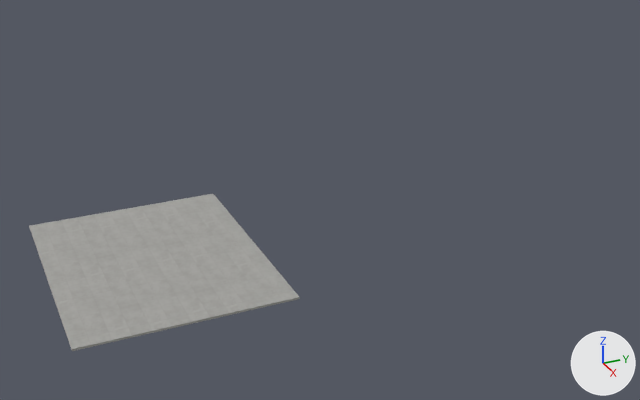
A saved change to the FBX model Assets/Models/Exported Pack/Assets/Level 2 Chunk 4 V2.fbx.
Camera for both pictures: a 50 mm lens placed at (0.138, 0.093, 0.209), pointed at (-0.23, 0.258, 0.025). Lighting does not change. The marker at lower right points along +X, +Y and +Z. Where no turn or scale is listed for an object, it has been applied to the vertices.
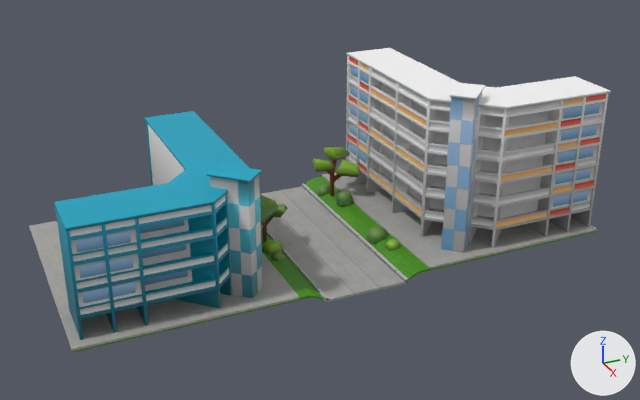
Diff of the bpy script that builds the scene:
```diff
--- a/Assets/Models/Exported Pack/Assets/Level 2 Chunk 4 V2.fbx.py
+++ b/Assets/Models/Exported Pack/Assets/Level 2 Chunk 4 V2.fbx.py
@@ ob_psphere406 @@
+ob_psphere406 = bpy.data.objects.new('pSphere406', me_mesh_009)  # 32 vertices, 16 faces; spans x -0.00506..0.00505, y -0.0049..0.00485, z -0.00125..0.00351; in mat_rough_colour_scheme (picture img_colour_scheme_v4_jpeg)
+ob_psphere406.location = (-0.2612, 0.2873, 0.0062)
@@ ob_polysurface913 @@
+ob_polysurface913 = bpy.data.objects.new('polySurface913', me_mesh_018)  # 464 vertices, 202 faces; spans x -0.0572..0.0572, y -0.043..0.043, z -0.029..0.029; in mat_rough_colour_scheme (picture img_colour_scheme_v4_jpeg)
+ob_polysurface913.location = (-0.2396, 0.1725, 0.0344)
@@ ob_pcube15185 @@
+ob_pcube15185 = bpy.data.objects.new('pCube15185', me_mesh_001)  # 64 vertices, 46 faces; spans x -0.0112..0.0139, y -0.0143..0.012, z -0.0145..0.0133; in mat_rough_colour_scheme (picture img_colour_scheme_v4_jpeg)
+ob_pcube15185.location = (-0.2739, 0.2874, 0.0188)
@@ ob_pcube15180 @@
+ob_pcube15180 = bpy.data.objects.new('pCube15180', me_mesh.copy())  # the mesh of ob_pcube15194
+ob_pcube15180.location = (-0.2391, 0.3415, 0.0056)
@@ ob_psphere398 @@
+ob_psphere398 = bpy.data.objects.new('pSphere398', me_mesh_016)  # 41 vertices, 32 faces; spans x -0.0048..0.0047, y -0.00492..0.00437, z 0.00038..0.00486; in mat_rough_colour_scheme (picture img_colour_scheme_v4_jpeg)
+ob_psphere398.location = (-0.2612, 0.2872, 0.0071)
@@ ob_psphere401 @@
+ob_psphere401 = bpy.data.objects.new('pSphere401', me_mesh_015)  # 19 vertices, 15 faces; spans x -0.00374..0.00374, y -0.00354..0.00319, z -0.00059..0.00384; in mat_rough_colour_scheme (picture img_colour_scheme_v4_jpeg)
+ob_psphere401.location = (-0.2047, 0.2868, 0.0047)
@@ ob_pcube15189 @@
+ob_pcube15189 = bpy.data.objects.new('pCube15189', me_mesh_010)  # 16 vertices, 11 faces; spans x -0.0612..0.0612, y -0.0915..0.0204, z -0.0006..0.0047; in mat_new_texture_sheet (picture img_texture_sheet_a_jpeg)
+ob_pcube15189.location = (-0.239, 0.2173, 0.0007)
@@ ob_psphere405 @@
+ob_psphere405 = bpy.data.objects.new('pSphere405', me_mesh_002)  # 19 vertices, 15 faces; spans x -0.00489..0.00489, y -0.00602..0.00541, z -0.00117..0.00582; in mat_rough_colour_scheme (picture img_colour_scheme_v4_jpeg)
+ob_psphere405.location = (-0.218, 0.2851, 0.004)
@@ ob_pcube15182 @@
+ob_pcube15182 = bpy.data.objects.new('pCube15182', me_mesh_004)  # 10 vertices, 9 faces; spans x -0.0618..0.0618, y -0.0008..0.0008, z -0.0009..0.0009; in mat_new_texture_sheet (picture img_texture_sheet_a_jpeg)
+ob_pcube15182.location = (-0.2385, 0.238, 0.0019)
@@ ob_pcube15179 @@
+ob_pcube15179 = bpy.data.objects.new('pCube15179', me_mesh_1)  # 8 vertices, 3 faces; spans x -0.0612..0.0612, y -0.0204..0.0204, z -0.0006..0.0006; in mat_new_texture_sheet (picture img_texture_sheet_a_jpeg)
+ob_pcube15179.location = (-0.2386, 0.2589, 0.0007)
@@ ob_polysurface69 @@
+ob_polysurface69 = bpy.data.objects.new('polySurface69', me_mesh_012)  # 44 vertices, 32 faces; spans x -0.0102..0.0107, y -0.0147..0.0157, z -0.0146..0.0146; in mat_rough_colour_scheme (picture img_colour_scheme_v4_jpeg)
+ob_polysurface69.location = (-0.2357, 0.2293, 0.0153)
@@ ob_pcube15181 @@
+ob_pcube15181 = bpy.data.objects.new('pCube15181', me_mesh_007)  # 10 vertices, 9 faces; spans x -0.0618..0.0618, y -0.0008..0.0008, z -0.0009..0.0009; in mat_new_texture_sheet (picture img_texture_sheet_a_jpeg)
+ob_pcube15181.location = (-0.2385, 0.2791, 0.0019)
@@ ob_psphere402 @@
+ob_psphere402 = bpy.data.objects.new('pSphere402', me_mesh_003)  # 19 vertices, 15 faces; spans x -0.0042..0.0042, y -0.00353..0.00406, z -0.00088..0.00438; in mat_rough_colour_scheme (picture img_colour_scheme_v4_jpeg)
+ob_psphere402.location = (-0.217, 0.2306, 0.0034)
@@ ob_psphere395 @@
+ob_psphere395 = bpy.data.objects.new('pSphere395', me_mesh_013)  # 19 vertices, 15 faces; spans x -0.00378..0.00376, y -0.00473..0.00382, z -0.00173..0.00463; in mat_rough_colour_scheme (picture img_colour_scheme_v4_jpeg)
+ob_psphere395.location = (-0.2811, 0.2845, 0.0038)
@@ ob_pcube15199 @@
+ob_pcube15199 = bpy.data.objects.new('pCube15199', me_mesh_019)  # 738 vertices, 296 faces; spans x -0.0573..0.0573, y -0.043..0.043, z -0.04..0.04; in mat_rough_colour_scheme (picture img_colour_scheme_v4_jpeg)
+ob_pcube15199.location = (-0.2373, 0.3467, 0.0454)
@@ ob_pcube15192 @@
+ob_pcube15192 = bpy.data.objects.new('pCube15192', me_mesh_006)  # 16 vertices, 11 faces; spans x -0.0612..0.0612, y -0.0204..0.0917, z -0.0006..0.0047; in mat_new_texture_sheet (picture img_texture_sheet_a_jpeg)
+ob_pcube15192.location = (-0.2387, 0.2996, 0.0007)
@@ ob_psphere397 @@
+ob_psphere397 = bpy.data.objects.new('pSphere397', me_mesh_017)  # 19 vertices, 15 faces; spans x -0.00489..0.00489, y -0.00545..0.00596, z -0.00099..0.00575; in mat_rough_colour_scheme (picture img_colour_scheme_v4_jpeg)
+ob_psphere397.location = (-0.2264, 0.2308, 0.0037)
```

Changed parts and their boxes (x1, y1, x2, y2) in the pictures (640 x 400 px):
'pCube15199', added: after (346, 48, 611, 253)
'polySurface913', added: after (54, 111, 263, 340)
'pCube15179', added: after (260, 186, 406, 302)
'pCube15180', added: after (322, 173, 597, 269)
'pCube15192', added (green): after (305, 176, 597, 281)
'pCube15189', added (green): after (73, 232, 325, 352)
'pCube15185', added (green): after (312, 147, 360, 196)
'pCube15181', added: after (302, 183, 408, 283)
'polySurface69', added (green): after (260, 195, 288, 241)
'pCube15182', added: after (261, 224, 329, 302)
'pSphere405', added: after (367, 226, 387, 244)
'pSphere397', added: after (262, 240, 283, 254)
'pSphere398', added: after (336, 191, 352, 202)
'pSphere401', added: after (385, 239, 400, 251)
'pSphere402', added: after (271, 251, 288, 262)
'pSphere395', added: after (317, 185, 330, 196)
'pSphere406', added: after (336, 198, 353, 206)
'pCube15194', unchanged, covered by the edit: before (29, 194, 300, 351); after (29, 221, 300, 351)
